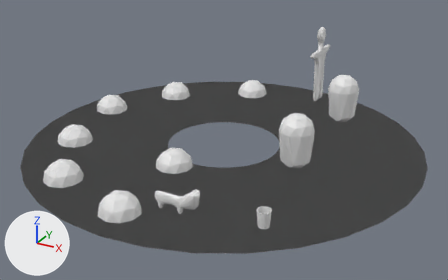
Before and after pictures for a commit that changed the Blender file scenes/starbucks.blend.
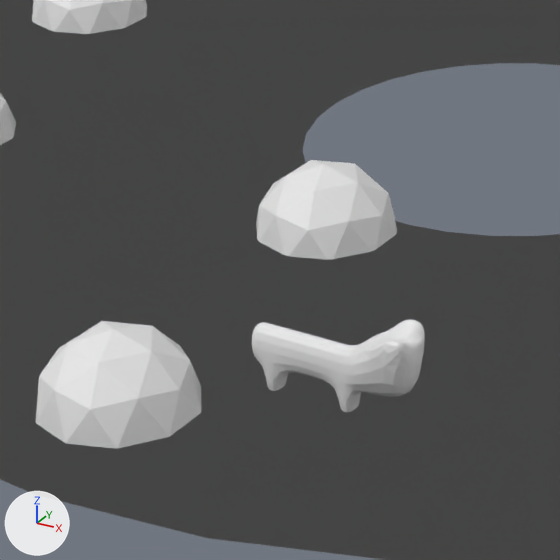
Each version is shown whole from a 50 mm lens placed at (16.85, -22.24, 15.52), pointed at (0.34, 7.77, 0.51), then close up on the part from 20% to 53% of the width and 38% to 90% of the height. Lighting does not change. The marker at lower left points along +X, +Y and +Z.

The first close-up shows 'CoffeeBeans', 'EspressoShot', 'Platform', 'Player', 'WalkMesh', 'Water'.
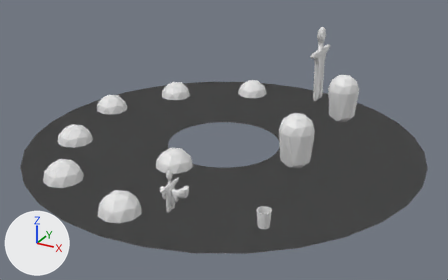
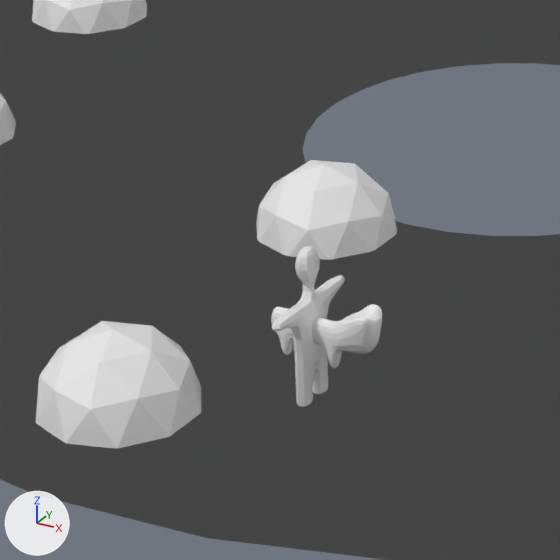
Commit message: update starbucks

Patch to the scene script:
```diff
--- a/scenes/starbucks.blend.py
+++ b/scenes/starbucks.blend.py
@@ mat_material_001 @@
+mat_material_001 = principled_material('Material.001')
+mat_material_001.base_color = (0.8, 0.8, 0.8)  # white #e7e7e7
+mat_material_001.roughness = 0.4
@@ me_manager_001 @@
+me_manager_001.from_pydata(...)  # 298 vertices, 296 faces; spans x -0.72..0.72, y -4.56..4.56, z -6.44..7.32
+me_manager_001.materials.append(mat_material_001)  # white #e7e7e7
@@ ob_player @@
 ob_player = bpy.data.objects.new('Player', me_player_001)
-ob_player.location = (1.61, 0.0, 0.59)
-ob_player.scale = (0.312, 0.312, 0.312)
+ob_player.location = (1.6, 0.0, 1.0)
+ob_player.scale = (0.2, 0.2, 0.2)
 _m = ob_player.modifiers.new('Subdivision', 'SUBSURF')
@@ ob_human @@
+ob_human = bpy.data.objects.new('Human', me_manager_001)
+ob_human.location = (1.6, 0.0, 1.0)
+ob_human.rotation_euler = (0.0, 3.142, 0.0)  # degrees (0, 180, 0)
+ob_human.scale = (0.18, 0.18, 0.18)
```

Changed parts and their boxes (x1, y1, x2, y2) in the close-ups (560 x 560 px):
'Player', moved, rescaled (36% narrower, 30% shorter)
    before: (252, 319, 425, 412)
    after: (271, 304, 382, 369)
'Human', added
    after: (272, 246, 345, 406)
